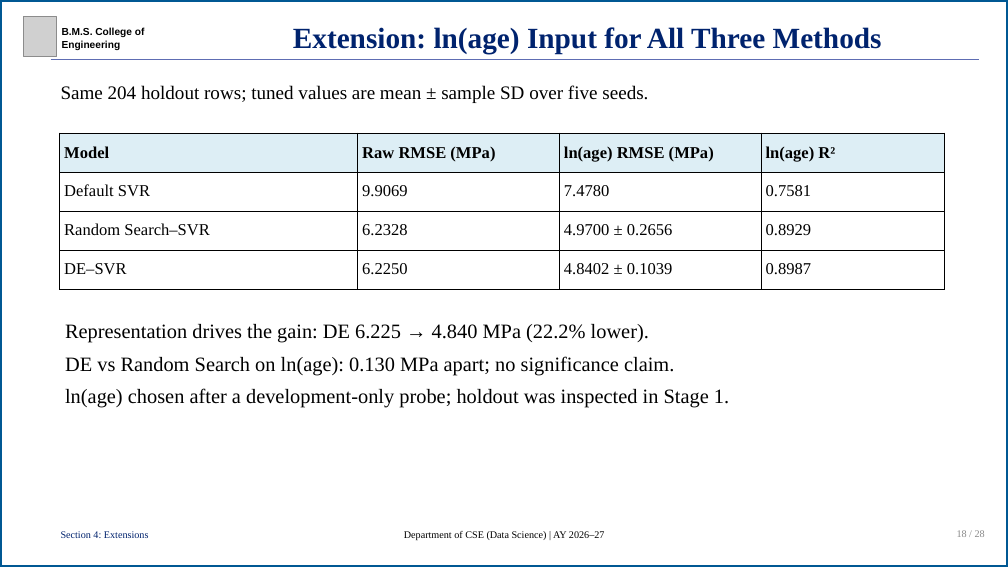
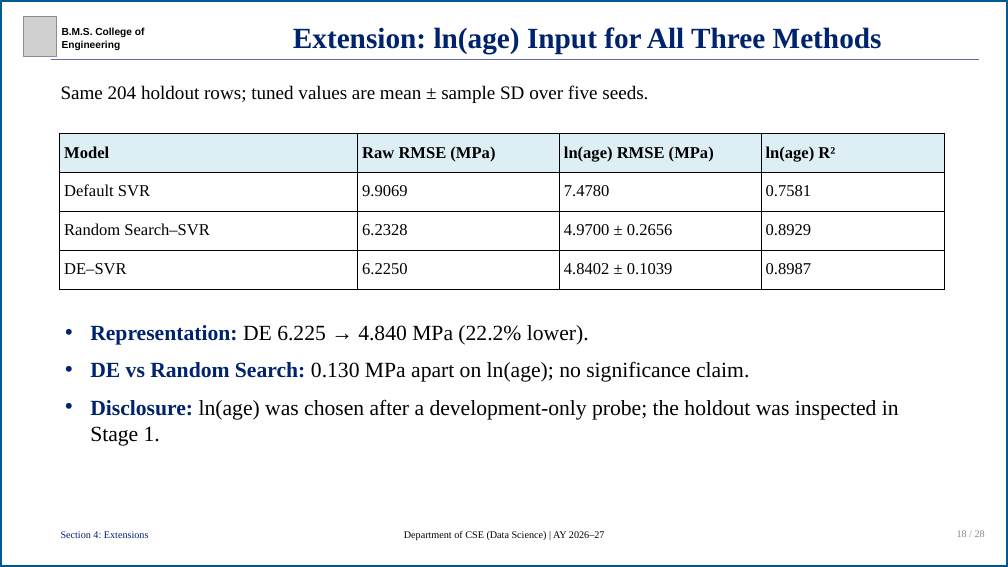
Before and after one commit to R-V-Abhishek/concrete-strength-de-svr, a slide deck: slide 18 of presentation/concrete-strength-de-svr-presentation.pptx. Drawn at 1008x567 pixels with LibreOffice and Linux fonts; fonts in the diff are those of the drawing; grey boxes stand for pictures. Boxes give left, top, right and bottom in pixels: in the first picture for what was removed or moved away, otherwise in the second. Text is boxed around its words. In the diff, an @@ line names an element or a change of style, - is before the commit and + after.

```diff
--- a/presentation/concrete-strength-de-svr-presentation.pptx
+++ b/presentation/concrete-strength-de-svr-presentation.pptx
@@ text at bbox=[90, 325, 899, 446]: text changed; size 32 to 34 pt @@
-Representation drives the gain: DE 6.225 → 4.840 MPa (22.2% lower).
-DE vs Random Search on ln(age): 0.130 MPa apart; no significance claim.
-ln(age) chosen after a development-only probe; holdout was inspected in Stage 1.
+• Representation: DE 6.225 → 4.840 MPa (22.2% lower).
+• DE vs Random Search: 0.130 MPa apart on ln(age); no significance claim.
+• Disclosure: ln(age) was chosen after a development-only probe; the holdout was inspected in Stage 1.
```
Also in this commit, not shown: 16 other slides changed, 7 other files.
